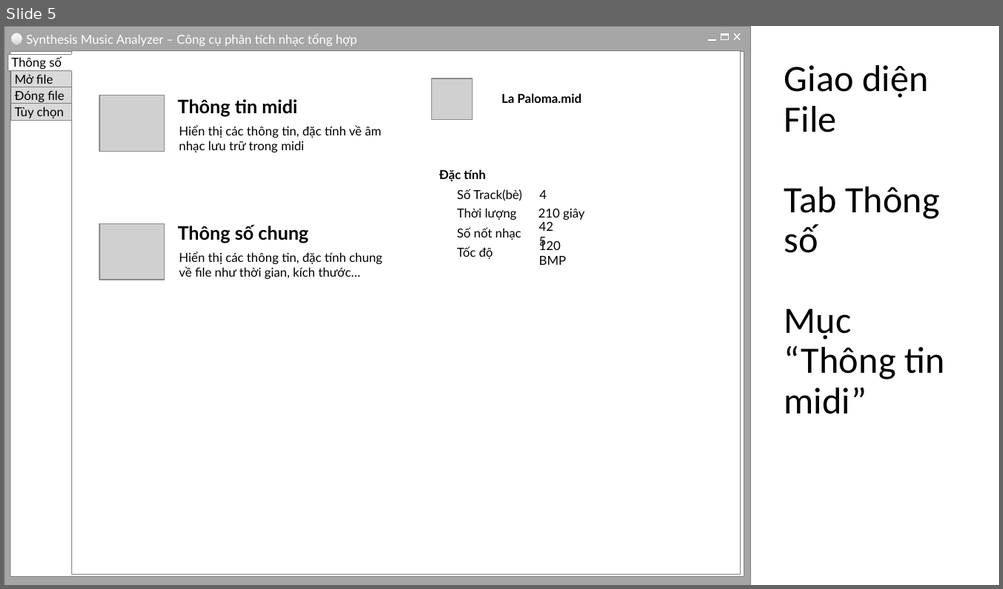
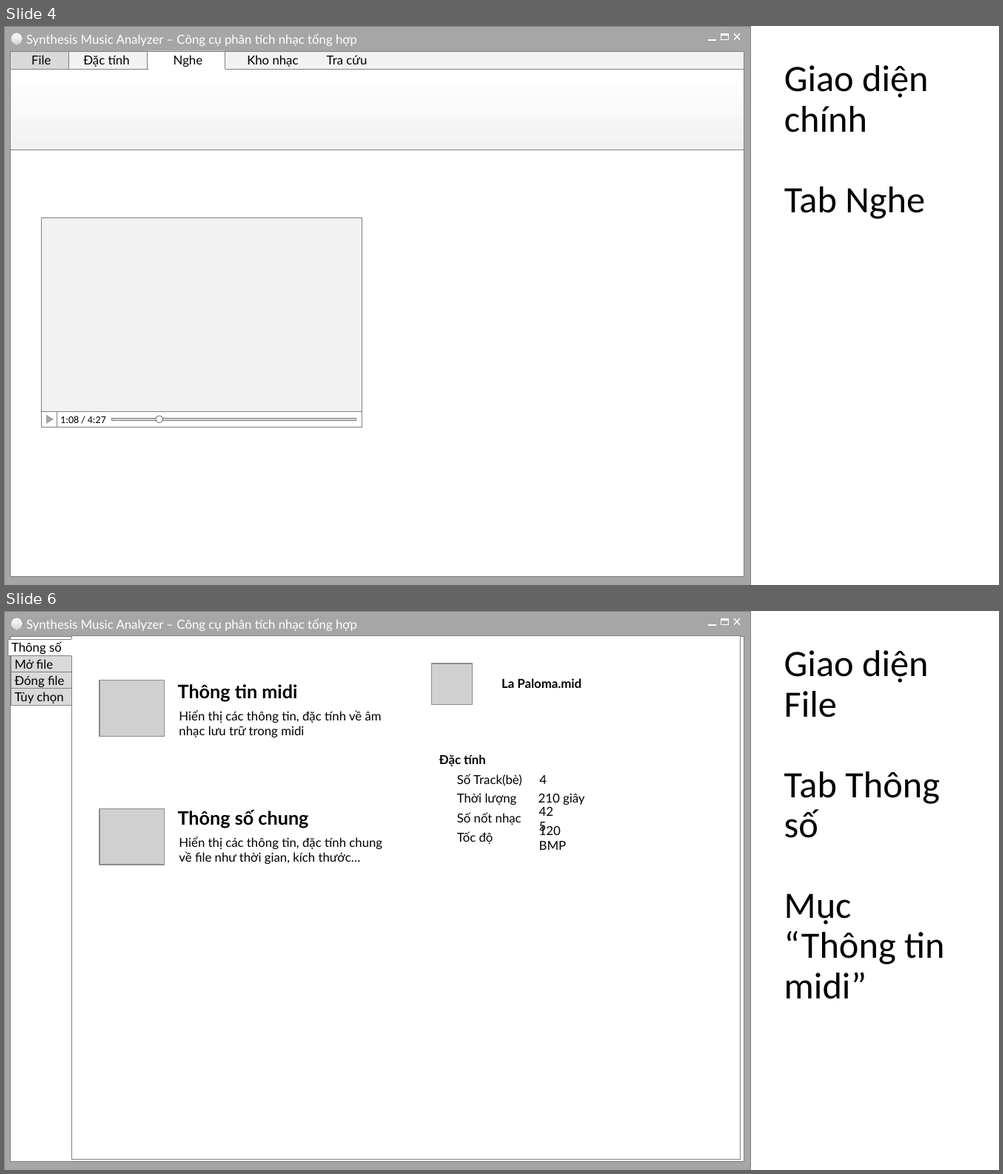
Before and after one commit to zefredzocohen/DoanKTMT, a slide deck: Docs/MusicAnalyzer GUI Modeling.pptx. Shown one above the other, each under a label of ours: slide 5 before the commit, slides 4 and 6 after it; the slides between them are not shown. The pictures are 1003x589 and 1003x1174 pixels, drawn with LibreOffice and Linux fonts; fonts in the diff are those of the drawing; grey boxes stand for pictures. Boxes give left, top, right and bottom in pixels: in the first picture for what was removed or moved away, otherwise in the second. Text is boxed around its words. In the diff, an @@ line names an element or a change of style, - is before the commit and + after.

Commit message:
Thêm tab Kho nhạc, Tùy chọn và Nghe

```diff
--- a/Docs/MusicAnalyzer GUI Modeling.pptx
+++ b/Docs/MusicAnalyzer GUI Modeling.pptx
@@ slide 4 added at [4, 26, 999, 585], background #FFFFFF @@
@@ group added at [4, 26, 750, 585]: 10 rectangles, 2 lines, 1 text, 1 ellipse @@
+Synthesis Music Analyzer – Công cụ phân tích nhạc tổng hợp
+File
+Đặc tính Kho nhạc Tra cứu
+Nghe
@@ title added at [784, 65, 928, 219], 36 pt, text #000000 @@
+Giao diện chính
+Tab Nghe
@@ group added at [41, 218, 362, 427]: 4 rectangles, 1 ellipse, 1 triangle, 1 text @@
+1:08 / 4:27
@@ what was slide 5 is now slide 6 @@
```
Also in this commit, not shown: 4 slides changed, 2 other slides added, 1 slide removed.
